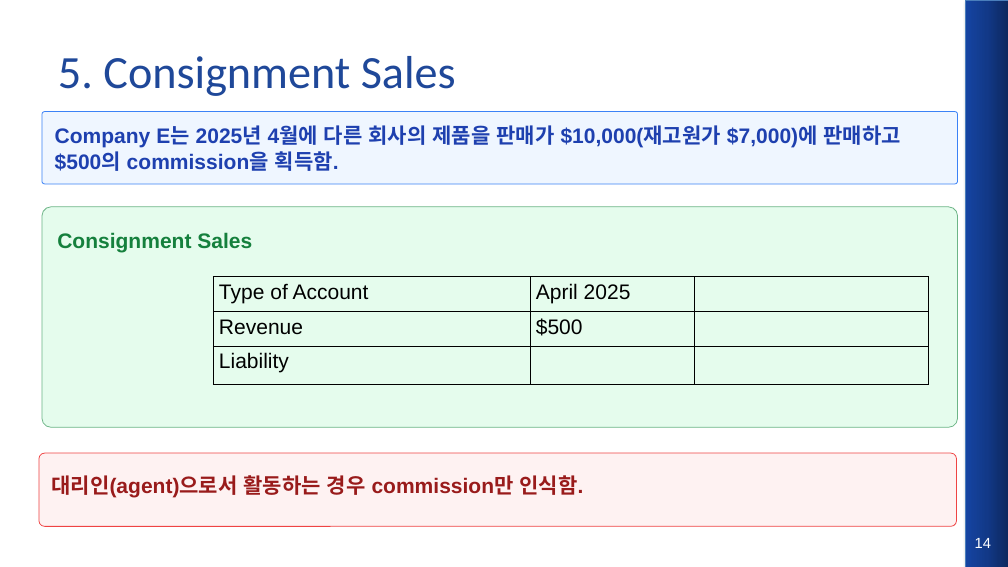
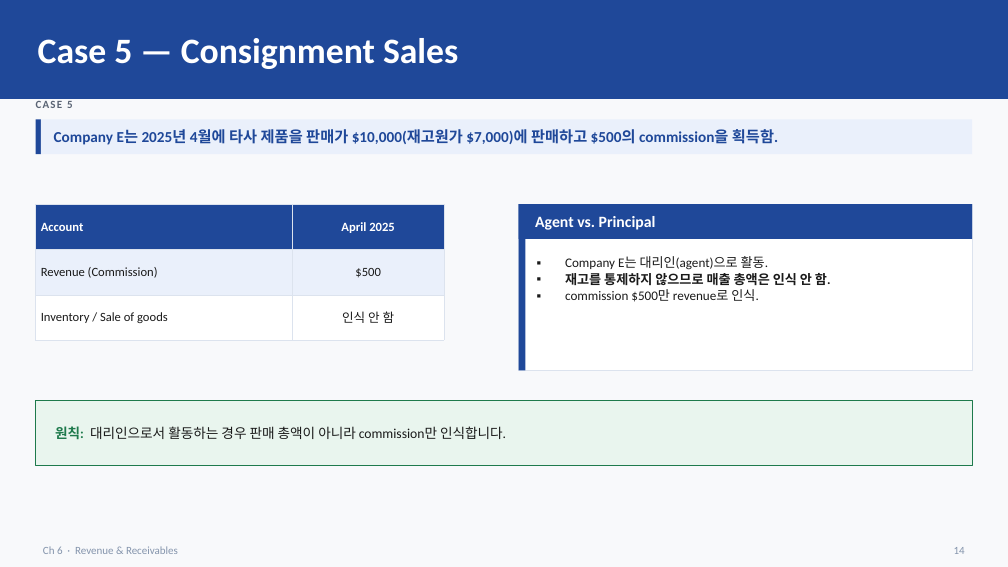
Before and after one commit to keejae/financial-accounting, a slide deck: slide 14 of files/week2/korean/Wk2_L7_slides.pptx. Drawn at 1008x567 pixels with LibreOffice and Linux fonts; fonts in the diff are those of the drawing. Boxes give left, top, right and bottom in pixels: in the first picture for what was removed or moved away, otherwise in the second. Text is boxed around its words. In the diff, an @@ line names an element or a change of style, - is before the commit and + after.

```diff
--- a/files/week2/korean/Wk2_L7_slides.pptx
+++ b/files/week2/korean/Wk2_L7_slides.pptx
@@ background #FFFFFF to #F8F9FB @@
@@ rectangle added at (0,0,1008,99), fill #1F4899 @@
@@ rectangle removed at (966,0,1008,567) @@
@@ text at (38,38,458,69): text changed; size 44 to 34 pt; text colour #1F4899 to #FFFFFF; bold on @@
-5. Consignment Sales
+Case 5 — Consignment Sales
@@ rectangle added at (36,119,41,154), fill #1F4899 @@
@@ text added at (36,101,73,108), 10.5 pt, text #5A6474, bold @@
+CASE 5
@@ rectangle added at (41,119,972,154), fill #EAF0FB @@
@@ rounded rectangle removed at (42,112,958,185) @@
@@ text "Company E는 2025년 4월에 타사 ..." at (54,129,778,145): vertical alignment top to middle @@
@@ text at (54,129,778,145): text changed; size 20 to 14.5 pt; font Arial to Calibri; text colour #1E40AF to #1F4899 @@
-Company E는 2025년 4월에 다른 회사의 제품을 판매가 $10,000(재고원가 $7,000)에 판매하고 $500의 commission을 획득함.
+Company E는 2025년 4월에 타사 제품을 판매가 $10,000(재고원가 $7,000)에 판매하고 $500의 commission을 획득함.
@@ table added at (36,204,444,327), 3 rows, 2 columns @@
+Account | April 2025
+Revenue (Commission) | $500
+Inventory / Sale of goods | 인식 안 함
@@ rounded rectangle removed at (42,207,958,428) @@
@@ rectangle added at (519,204,972,371), fill #FFFFFF, outline #DCE3EE 1 pt @@
@@ rectangle added at (519,204,526,371), fill #1F4899 @@
@@ rectangle added at (519,204,972,239), fill #1F4899 @@
@@ text removed at (57,232,252,252) @@
-Consignment Sales
@@ text added at (535,216,656,230), 15 pt, text #FFFFFF, bold @@
+Agent vs. Principal
@@ text added at (565,256,831,302), 12.5 pt, text #1A1A1A @@
+▪ Company E는 대리인(agent)으로 활동.
+▪ 재고를 통제하지 않으므로 매출 총액은 인식 안 함.
+▪ commission $500만 revenue로 인식.
@@ table removed at (213,277,929,384), 3 rows, 3 columns @@
-Type of Account | April 2025 | 
-Revenue | $500 | 
-Liability |  | 
@@ rectangle added at (36,401,972,466), fill #E9F5EE, outline #1E7A4C 1 pt @@
@@ text "원칙: 대리인으로서 활동하는 경우 판매 ..." at (55,426,506,440): vertical alignment top to middle @@
@@ text at (55,426,506,440): text changed; size 20 to 13 pt; font Arial to Calibri; text colour #991B1B to #1A1A1A; bold off @@
-대리인(agent)으로서 활동하는 경우 commission만 인식함.
+원칙: 대리인으로서 활동하는 경우 판매 총액이 아니라 commission만 인식합니다.
@@ rounded rectangle removed at (39,453,957,526) @@
@@ text added at (43,546,178,554), 10.5 pt, text #8494AC @@
+Ch 6 · Revenue & Receivables
@@ text "14": place and size @@
-text "14" at (975,538,991,548)
+text "14" at (954,547,965,554)
@@ text "14" at (954,547,965,554): size 14 to 10.5 pt, font Arial to Calibri, text colour #FFFFFF to #8494AC; alignment centre to right; vertical alignment top to middle @@
```
Also in this commit, not shown: 16 other slides changed, 8 slides added, 7 slides removed, 7 other files.
